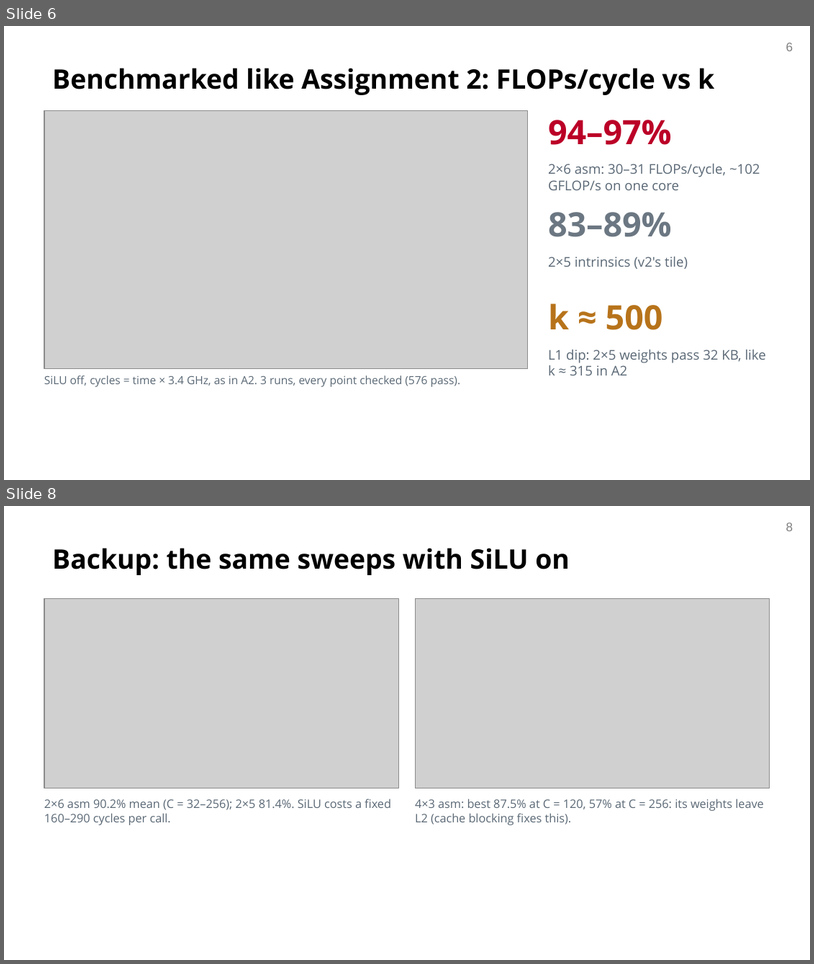
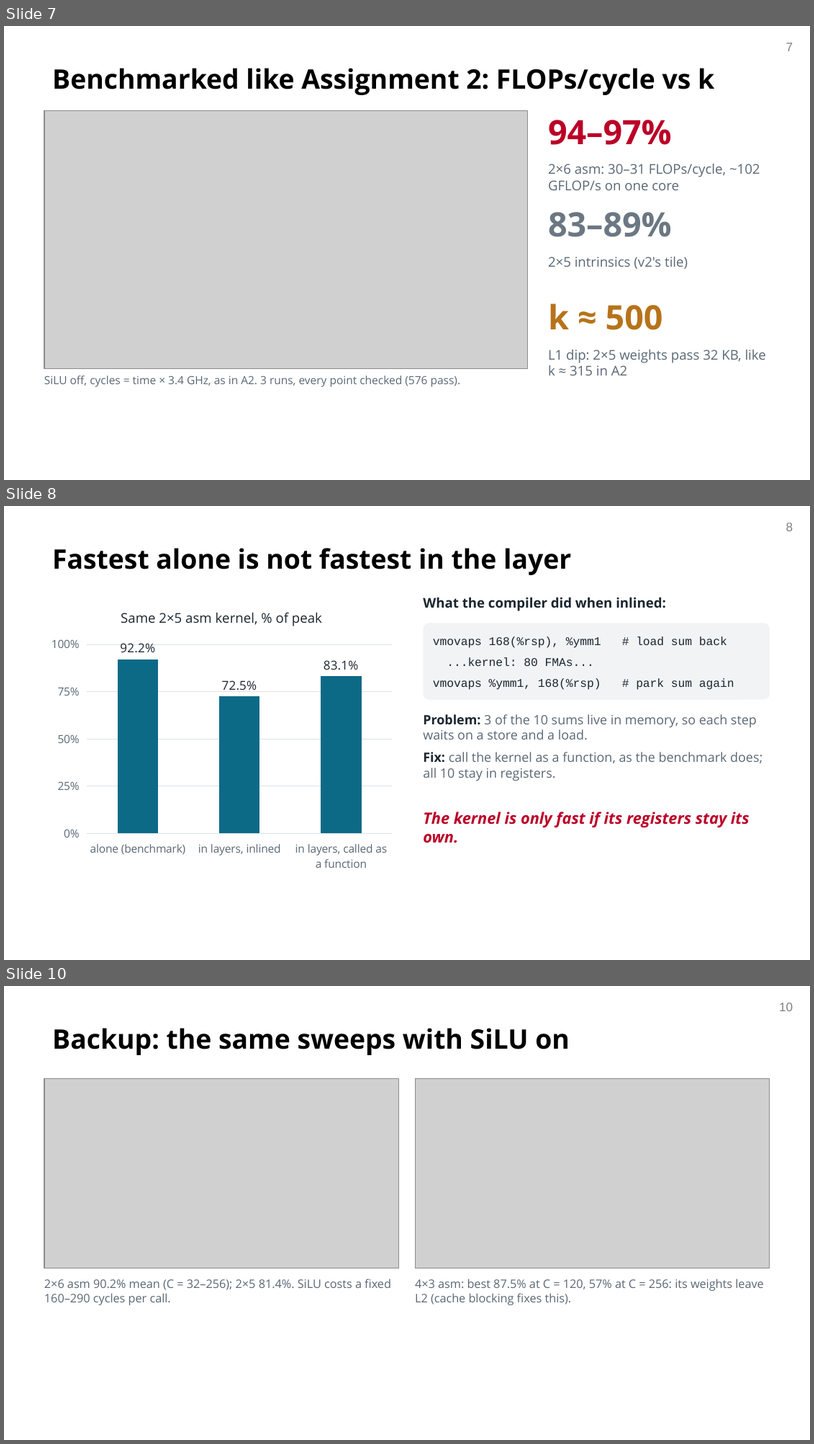
Before and after one commit to OTANK10/fast-yolov8-broadwell, a slide deck: docs/milestone/om/slides/om_mid_presentation_cmu.pptx. Shown one above the other, each under a label of ours: slides 6 and 8 before the commit, slides 7, 8 and 10 after it; the slides between them are not shown. The pictures are 814x964 and 814x1444 pixels, drawn with LibreOffice and Linux fonts; fonts in the diff are those of the drawing; grey boxes stand for pictures; background and template pictures are left out. Boxes give left, top, right and bottom in pixels: in the first picture for what was removed or moved away, otherwise in the second. Text is boxed around its words. In the diff, an @@ line names an element or a change of style, - is before the commit and + after.

```diff
--- a/docs/milestone/om/slides/om_mid_presentation_cmu.pptx
+++ b/docs/milestone/om/slides/om_mid_presentation_cmu.pptx
@@ slide 8 added at [4,506,810,960], background #FFFFFF; not listed: 1 template element that a slide beside it also shows @@
@@ title added at [52,548,571,575], 24 pt, text #000000, bold @@
+Fastest alone is not fastest in the layer
@@ column chart added at [44,595,399,877] @@
+title "Same 2×5 asm kernel, % of peak"
+categories: alone (benchmark), in layers, inlined, in layers, called as a function
+Series 1: 92.2, 72.5, 83.1
@@ text added at [423,597,666,611], 12 pt, text #1B2630, bold @@
+What the compiler did when inlined:
@@ rounded rectangle added at [423,623,770,700], fill #F1F3F5 @@
@@ text added at [433,636,735,690], 10.5 pt, text #1B2630 @@
+vmovaps 168(%rsp), %ymm1 # load sum back
+...kernel: 80 FMAs...
+vmovaps %ymm1, 168(%rsp) # park sum again
@@ text added at [423,714,763,781], 11.5 pt, text #5A6875 @@
+Problem: 3 of the 10 sums live in memory, so each step waits on a store and a load.
+Fix: call the kernel as a function, as the benchmark does; all 10 stay in registers.
@@ text added at [423,811,750,843], 14 pt, text #BB0027, bold, italic @@
+The kernel is only fast if its registers stay its own.
@@ what was slide 6 is now slide 7 @@
@@ page number at [787,43,794,51]: text changed @@
-6
+7
@@ what was slide 8 is now slide 10 @@
@@ page number at [779,1003,793,1011]: text changed @@
-8
+10
```
Also in this commit, not shown: 1 slide changed, 3 other slides added, 2 slides removed, 1 other file.
